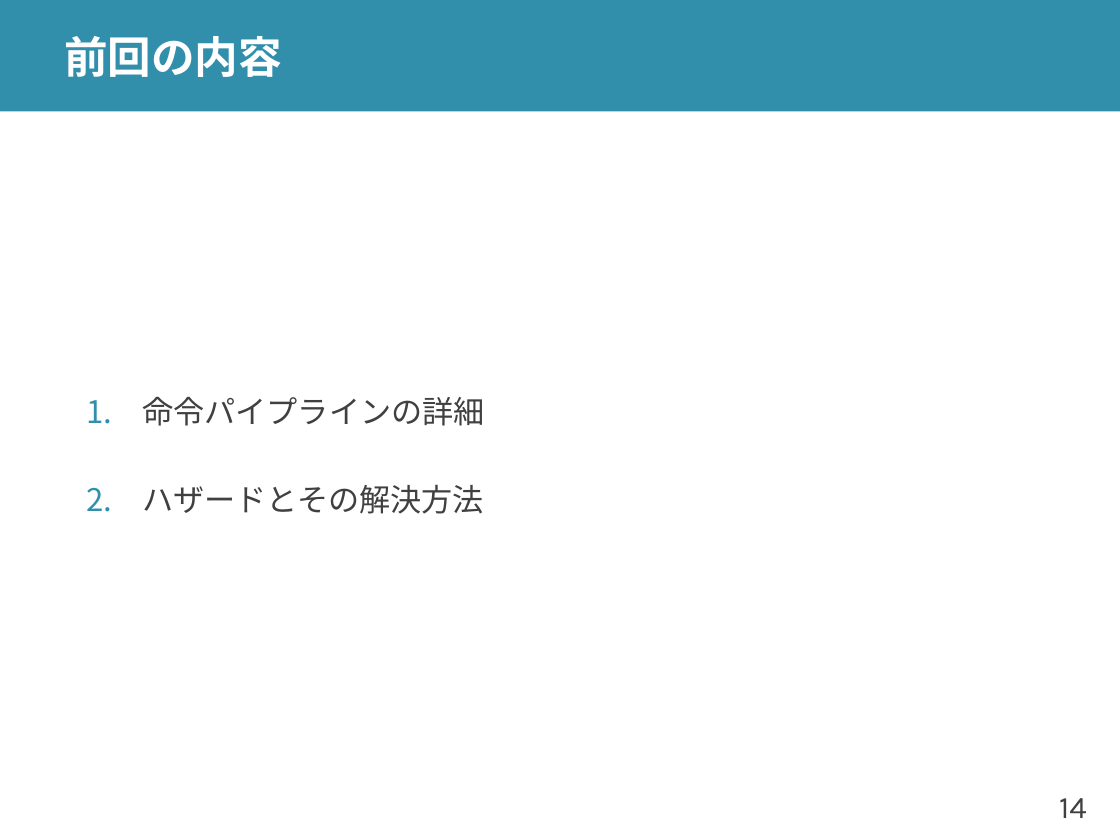
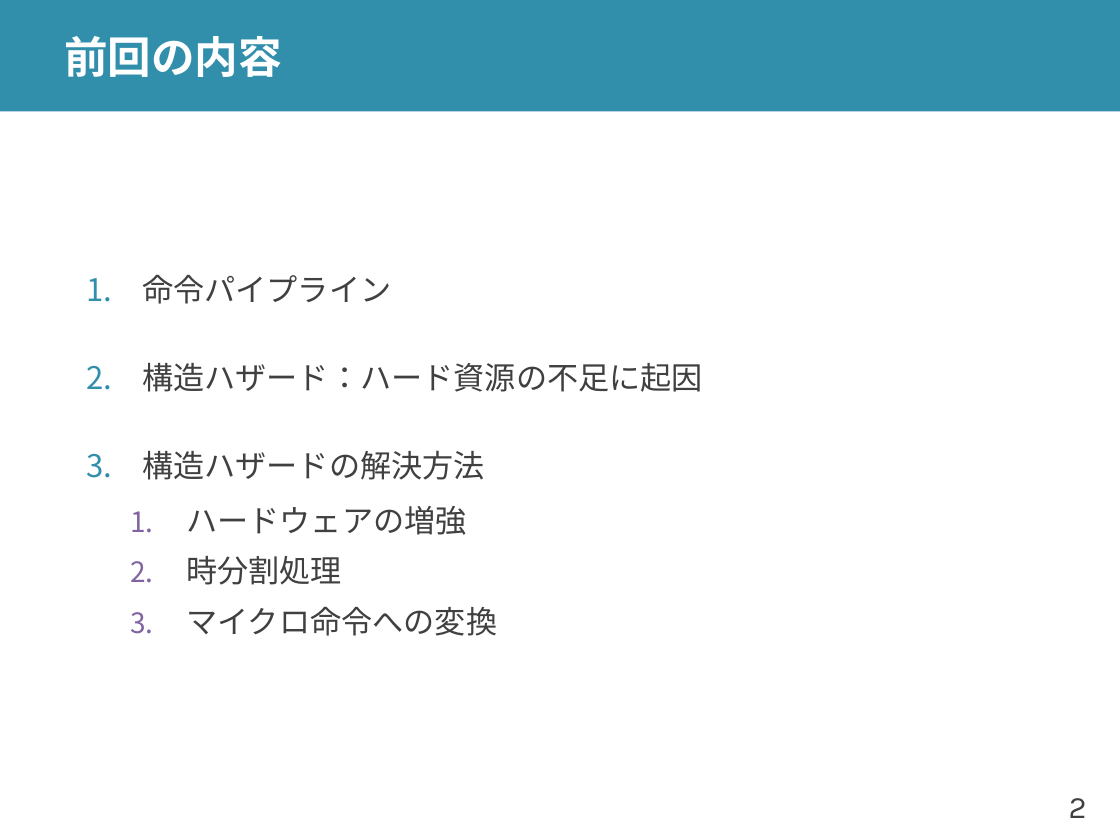
Before and after one commit to shioyadan/advanced-computer-organization, a slide deck: slide 2 of aco-shioya-05.pptx (slide 14 before the commit). Drawn at 1120x840 pixels with LibreOffice and Linux fonts; fonts in the diff are those of the drawing. Boxes give left, top, right and bottom in pixels: in the first picture for what was removed or moved away, otherwise in the second. Text is boxed around its words. In the diff, an @@ line names an element or a change of style, - is before the commit and + after.

Commit message:
第4回でおわらなかった非構造ハザードを次の回に移動

```diff
--- a/aco-shioya-05.pptx
+++ b/aco-shioya-05.pptx
@@ text at (x1=142, y1=274, x2=703, y2=636): text changed @@
-1. 命令パイプラインの詳細
-2. ハザードとその解決方法
+1. 命令パイプライン
+2. 構造ハザード：ハード資源の不足に起因
+3. 構造ハザードの解決方法
+  1. ハードウェアの増強
+  2. 時分割処理
+  3. マイクロ命令への変換
@@ page number at (x1=1069, y1=798, x2=1087, y2=818): text changed @@
-14
+2
```
Also in this commit, not shown: 7 other slides changed, 30 slides added, 7 slides removed, 3 other files.
